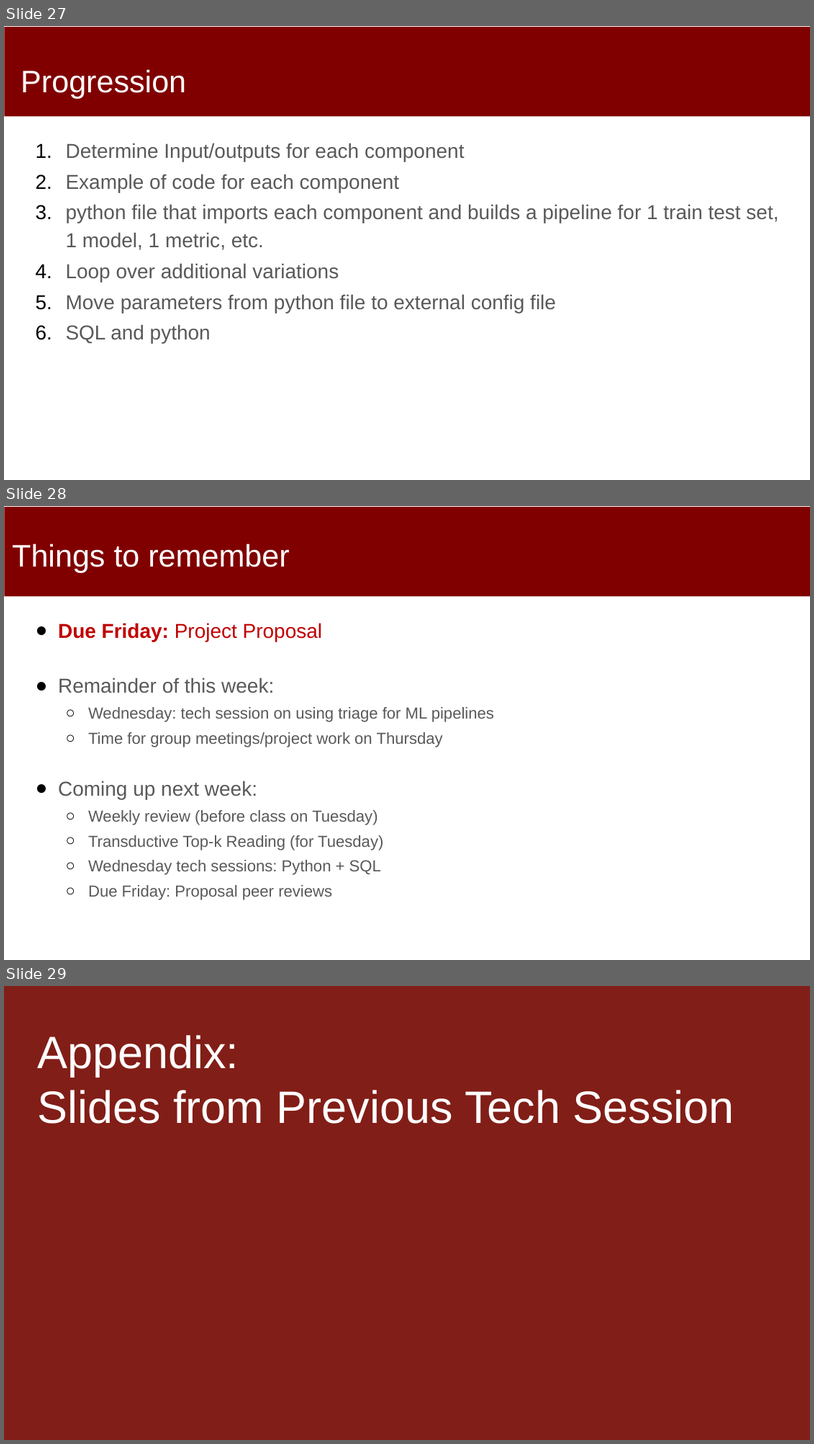
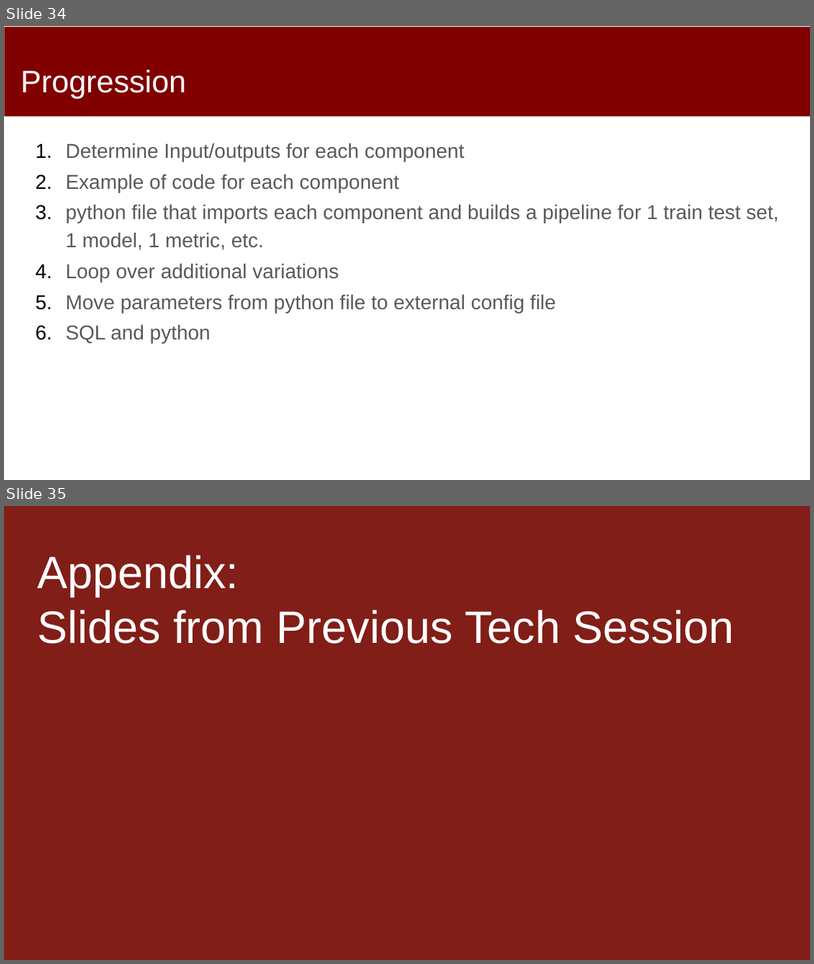
Before and after one commit to dssg/MLinPractice, a slide deck: Lectures/Lecture8-Machine-Learning-Pipelines.pptx. Shown one above the other, each under a label of ours: slides 27, 28 and 29 before the commit, slides 34 and 35 after it. The pictures are 814x1444 and 814x964 pixels, drawn with LibreOffice and Linux fonts; fonts in the diff are those of the drawing. Boxes give left, top, right and bottom in pixels: in the first picture for what was removed or moved away, otherwise in the second. Text is boxed around its words. In the diff, an @@ line names an element or a change of style, - is before the commit and + after.

Commit message:
pipelines slides

```diff
--- a/Lectures/Lecture8-Machine-Learning-Pipelines.pptx
+++ b/Lectures/Lecture8-Machine-Learning-Pipelines.pptx
@@ slide 28 removed at [4, 506, 810, 960], background #FFFFFF; not listed: 1 template element that a slide beside it also shows @@
@@ title removed at [12, 543, 289, 572] @@
-Things to remember
@@ text removed at [58, 623, 494, 900] @@
-● Due Friday: Project Proposal
-● Remainder of this week:
-  ○ Wednesday: tech session on using triage for ML pipelines
-  ○ Time for group meetings/project work on Thursday
-● Coming up next week:
-  ○ Weekly review (before class on Tuesday)
-  ○ Transductive Top-k Reading (for Tuesday)
-  ○ Wednesday tech sessions: Python + SQL
-  ○ Due Friday: Proposal peer reviews
@@ what was slide 27 is now slide 34 @@
@@ what was slide 29 is now slide 35 @@
```
Also in this commit, not shown: 10 slides changed, 12 slides added, 5 other slides removed.
